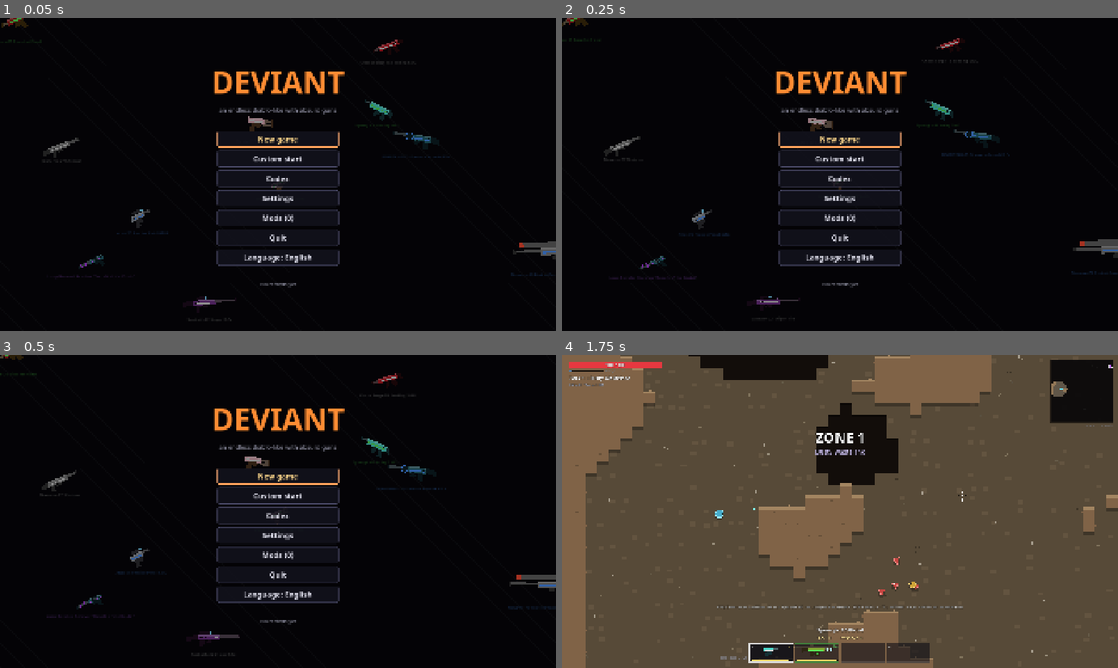
Above: before the commit, frames 1-4 (two rows, left to right).
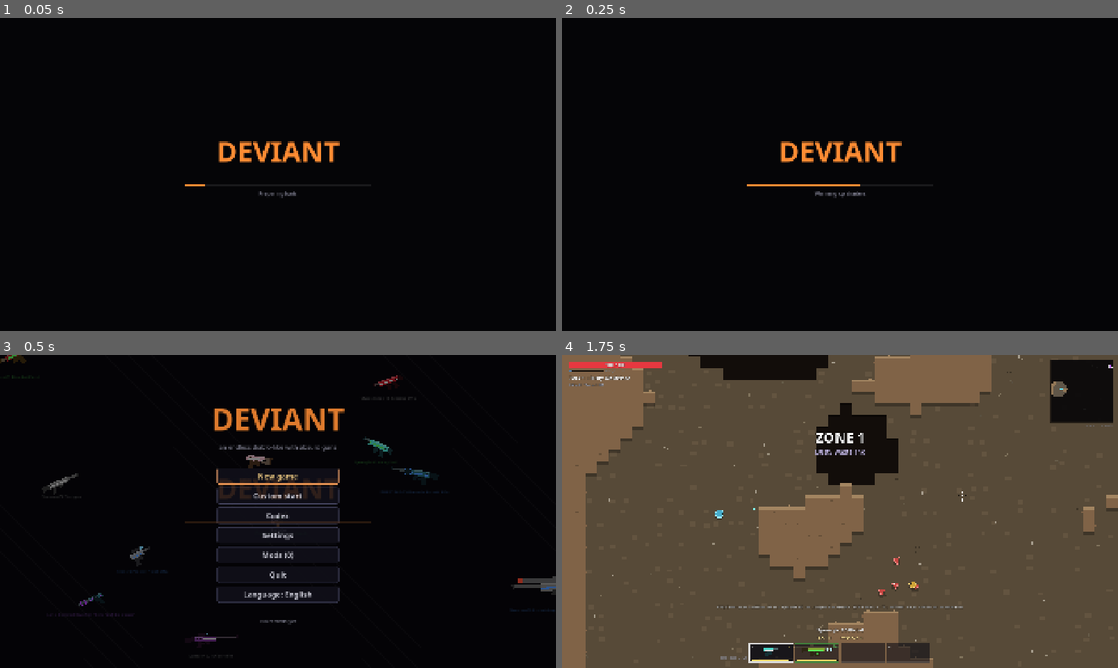
Above: after the commit, the same moments.

Repository: F-to-pay/Deviant
Game: Godot game, scene res://scenes/main.tscn
Same seed, same stepped clock (60 frames per second), same inputs: the game is played once before the commit and once after it.
Inputs (mouse positions are in pixels of both pictures, inside the frame that each line leads up to):
- Up to frame 1 (0.05 s): no input
- Up to frame 2 (0.25 s): no input
- Up to frame 3 (0.5 s): no input
- Up to frame 4 (1.75 s): click "New game" at 0.5 s; tap Enter (restart) at 1.25 s; move the mouse to (962, 495) at 1.27 s; hold D (move_right) from 1.28 s (still down); tap Space (dodge) at 1.35 s; click (962, 495) at 1.42 s

The runs differ from the first frame. In frame 1, 5.1% of the frame differs, in the area x 0-100%, y 0-97%; in frame 2, 5.3%; in frame 3, 3.0%; in frame 4, nothing differs.

Commit message:
Warmup loading screen: precompile everything once before the main menu
- systems/warmup.gd: loading screen over the game; compiles mod scripts, waits for music,
  rasterizes every glyph in every font size/outline the game draws, and draws each kind of
  canvas primitive plus real gun icons/card so Vulkan builds its pipelines up front
- Music: next track of each category is chosen and loaded in the background
  (load_threaded_request / WorkerThreadPool), so track changes no longer hitch
- Mod scripts recompiled right after mods are reloaded
- .gitignore: generated modding guides

Co-Authored-By: Claude Opus 5.5 <noreply@anthropic.com>
Claude-Session: https://claude.ai/code/session_01AZQBAVJF7q7KLRgNT7bvs6

Diff:
--- a/lang/ru.json
+++ b/lang/ru.json
@@ -560,6 +560,11 @@
 		"doesn't use reserve ammo": "не тратит запас патронов",
 		"effect chance": "шанс эффектов",
 		"move speed": "скорость бега",
-		"screen shake": "тряска экрана"
+		"screen shake": "тряска экрана",
+		"Compiling mod scripts": "Собираю скрипты модов",
+		"Loading music": "Гружу музыку",
+		"Preparing fonts": "Готовлю шрифты",
+		"Warming up shaders": "Прогреваю шейдеры",
+		"Ready": "Готово"
 	}
 }
--- a/project.godot
+++ b/project.godot
@@ -34,7 +34,7 @@
 
 [rendering]
 
-renderer/rendering_method="gl_compatibility"
-renderer/rendering_method.mobile="gl_compatibility"
+renderer/rendering_method="mobile"
+textures/vram_compression/import_etc2_astc=true
 anti_aliasing/quality/msaa_2d=1
 environment/defaults/default_clear_color=Color(0.02, 0.02, 0.03, 1)
--- a/scripts/core/game.gd
+++ b/scripts/core/game.gd
@@ -110,6 +110,7 @@
 ## Перечитать всё после включения/выключения модов (из главного меню).
 func reload_content() -> void:
 	load_content()
+	Warmup.compile_scripts()
 	if main != null:
 		main.sfx.rescan()
 		main.music.rescan()
--- a/scripts/main.gd
+++ b/scripts/main.gd
@@ -69,7 +69,12 @@
 	menu = Menu.new()
 	add_child(menu)
 	Input.mouse_mode = Input.MOUSE_MODE_HIDDEN
-	to_menu()
+	# сначала прогрев под экраном загрузки (шрифты, шейдеры, музыка, скрипты модов), потом меню
+	hud.visible = false
+	get_tree().paused = true
+	var w := Warmup.new()
+	w.finished.connect(to_menu)
+	add_child(w)
 
 
 ## Главное меню: мир выгружен и стоит на паузе, HUD спрятан.
--- a/scripts/systems/music.gd
+++ b/scripts/systems/music.gd
@@ -9,6 +9,9 @@
 ## Пауза уводит в calm и потом возвращает прерванный трек с того же места.
 ## Инвентарь — музыка глохнет (приглушение + фильтр низких частот).
 ## Шины Music и SFX создаются кодом; громкость — в настройках Game (deviant.cfg).
+## Без фризов: следующий трек каждой категории выбирается заранее и грузится в фоне
+## (res:// — ResourceLoader.load_threaded_request, файлы модов — WorkerThreadPool). Смена трека
+## берёт уже загруженный и сразу ставит в очередь следующий. Первую партию ждёт экран загрузки (Warmup).
 
 const CATS := ["zone", "boss", "calm", "death", "menu"]
 const FADE := 1.5            # кроссфейд по умолчанию, с
@@ -61,6 +64,10 @@
 var _cutoff := 20000.0
 var _bus := -1
 var _lp: AudioEffectLowPassFilter
+var _next := {}              # категория -> путь следующего трека (уже грузится)
+var _raw_tasks := {}         # путь -> id задачи WorkerThreadPool (файл мода)
+var _raw_done := {}          # путь -> AudioStream из рабочего потока (под _mutex)
+var _mutex := Mutex.new()
 
 
 func _ready() -> void:
@@ -155,12 +162,16 @@
 
 func play_category(c: String, fade: float = FADE, announce: bool = true) -> void:
 	cat = c
-	var path := _pick(c)
+	var path: String = _next.get(c, "")
+	_next.erase(c)
+	if path == "":
+		path = _pick(c)
 	if path == "":
 		_fade_out(fade)
 		track = ""
 		return
-	var s := Mods.load_audio(path)
+	var s := _take(path)
+	_prepare(c)              # следующий трек этой категории — сразу в фон
 	if s == null:
 		return
 	# зацикливание делаем сами — иначе не будет сигнала finished и смены трека
@@ -198,6 +209,91 @@
 		_start(_players[i].stream, 0.0, 0.1)    # смерть крутится по кругу
 	elif cat != "":
 		play_category(cat, 0.5, cat != "calm")
+
+
+# --- Фоновая подгрузка -------------------------------------------------------------
+
+## Выбрать следующий трек категории и начать грузить его в фоне.
+func _prepare(c: String) -> void:
+	if _next.has(c):
+		return
+	var path := _pick(c)
+	if path == "":
+		return
+	_next[c] = path
+	if path.begins_with("res://"):
+		if ResourceLoader.load_threaded_request(path, "AudioStream") != OK:
+			DebugLog.warn("cannot start loading %s" % path, "music")
+	elif not _raw_tasks.has(path):
+		_raw_tasks[path] = WorkerThreadPool.add_task(_load_raw.bind(path), false, "music " + path.get_file())
+
+
+## В рабочем потоке: файл мода с диска.
+func _load_raw(path: String) -> void:
+	var s := Mods.load_audio(path)
+	_mutex.lock()
+	_raw_done[path] = s
+	_mutex.unlock()
+
+
+## Загружен ли уже трек (не блокирует).
+func _is_loaded(path: String) -> bool:
+	if path.begins_with("res://"):
+		return ResourceLoader.load_threaded_get_status(path) != ResourceLoader.THREAD_LOAD_IN_PROGRESS
+	if _raw_tasks.has(path):
+		return WorkerThreadPool.is_task_completed(int(_raw_tasks[path]))
+	return true
+
+
+## Забрать трек. Если фоновая загрузка ещё идёт — дождаться её; если её не было — загрузить сразу.
+func _take(path: String) -> AudioStream:
+	var s: AudioStream = null
+	if path.begins_with("res://"):
+		if ResourceLoader.load_threaded_get_status(path) != ResourceLoader.THREAD_LOAD_INVALID_RESOURCE:
+			s = ResourceLoader.load_threaded_get(path) as AudioStream
+	elif _raw_tasks.has(path):
+		WorkerThreadPool.wait_for_task_completion(int(_raw_tasks[path]))
+		_raw_tasks.erase(path)
+		_mutex.lock()
+		s = _raw_done.get(path)
+		_raw_done.erase(path)
+		_mutex.unlock()
+	if s == null:
+		s = Mods.load_audio(path)
+	return s
+
+
+## Для экрана загрузки: выбрать и начать грузить по треку на каждую категорию.
+func prepare_all() -> void:
+	for c in CATS:
+		_prepare(c)
+
+
+## Доля уже загруженных заготовленных треков (0..1).
+func prepared_ratio() -> float:
+	if _next.is_empty():
+		return 1.0
+	var n := 0
+	for c in _next:
+		if _is_loaded(str(_next[c])):
+			n += 1
+	return float(n) / float(_next.size())
+
+
+## Забросить заготовки (перед пересканом): дождаться и выкинуть, чтобы не висели в загрузчике.
+func _drop_prepared() -> void:
+	for c in _next:
+		var path := str(_next[c])
+		if path.begins_with("res://"):
+			if ResourceLoader.load_threaded_get_status(path) != ResourceLoader.THREAD_LOAD_INVALID_RESOURCE:
+				ResourceLoader.load_threaded_get(path)
+		elif _raw_tasks.has(path):
+			WorkerThreadPool.wait_for_task_completion(int(_raw_tasks[path]))
+	_next.clear()
+	_raw_tasks.clear()
+	_mutex.lock()
+	_raw_done.clear()
+	_mutex.unlock()
 
 
 ## Перемешанный «мешок»: все треки категории по разу, без повтора подряд.
@@ -269,6 +365,7 @@
 
 ## Перечитать треки игры и модов (при старте и после включения/выключения модов).
 func rescan() -> void:
+	_drop_prepared()
 	tracks.clear()
 	_bags.clear()
 	for c in CATS:
@@ -289,6 +386,7 @@
 				cleared[root + c] = true
 				tracks[c] = []
 		(tracks[c] as Array).append(full)
+	prepare_all()
 
 
 func _cat_of(stem: String, dir: String) -> String:
--- /dev/null
+++ b/scripts/systems/warmup.gd
@@ -0,0 +1,239 @@
+class_name Warmup
+extends Node
+## Прогрев перед главным меню — один раз за запуск, под экраном загрузки.
+## Всё, что иначе грузилось или компилировалось бы впервые посреди боя и давало фриз:
+##  1. Скрипты модов — собираются заранее, а не на первой выпавшей пушке с таким перком.
+##  2. Музыка — по следующему треку каждой категории грузится в фоне (Music.prepare_all);
+##     дальше Music сам держит следующий трек наготове.
+##  3. Шрифты — все буквы (латиница, кириллица, норвежские, символы) во всех размерах и обводках,
+##     которыми рисуют HUD, инвентарь, карточки и цифры урона: иначе первый крит или первое
+##     сообщение растеризует глифы прямо в бою.
+##  4. Графика — по разу каждый вид отрисовки (круги, дуги, линии, полилинии, прямоугольники,
+##     полигоны, текстуры, сглаживание, трансформы) плюс настоящие иконки и карточка пушек:
+##     Vulkan собирает вариант шейдера при первом использовании — пусть это будет здесь.
+##     Собранное драйвер кладёт в кэш на диске, следующие запуски прогреваются быстрее.
+## Прогрев рисуется на слое под экраном загрузки, игрок его не видит. Ввод пока глушится.
+
+signal finished
+
+const LAYER_WARM := 99
+const LAYER_SCREEN := 100
+const BG := Color(0.02, 0.02, 0.03)
+const ACCENT := Color(1.0, 0.55, 0.2)
+const DIM := Color(0.6, 0.6, 0.68)
+const MUSIC_TIMEOUT_MS := 20000
+const FONT_JOBS_PER_FRAME := 3
+const GRAPHICS_FRAMES := 3
+
+## [размер, обводка] — ровно те сочетания, которыми рисует игра (U.draw_text*, draw_multiline_string).
+## Добавил в коде новый текст другого размера — допиши сюда.
+const REGULAR := [[12, 0], [12, 2], [13, 0], [13, 2], [13, 3], [14, 0], [14, 3], [14, 4], [15, 3],
+	[16, 0], [18, 0], [18, 3], [22, 3], [22, 4]]
+const BOLD := [[13, 3], [14, 0], [14, 2], [14, 4], [15, 0], [15, 3], [15, 4], [16, 0], [16, 3], [16, 4],
+	[17, 0], [17, 3], [17, 4], [18, 4], [20, 3], [22, 4], [24, 4], [26, 0], [28, 4], [48, 6], [60, 7]]
+## Все символы, что встречаются в игре (английский, русский, норвежский мод, значки).
+const CHARSET := " !\"#$%&'()*+,-./0123456789:;<=>?@ABCDEFGHIJKLMNOPQRSTUVWXYZ[\\]^_`abcdefghijklmnopqrstuvwxyz{|}~" \
+	+ "АБВГДЕЁЖЗИЙКЛМНОПРСТУФХЦЧШЩЪЫЬЭЮЯабвгдеёжзийклмнопрстуфхцчшщъыьэюя" \
+	+ "ÆØÅæøåÄÖÜäöüáéëř«»±·×–—•№→←↔−∞○●♪⚠✖…"
+
+var _screen: Control          # экран загрузки
+var _warm: Node2D             # то, что рисуется под ним ради прогрева
+var _step := ""
+var _progress := 0.0
+var _shown := 0.0
+var _fade := 1.0
+var _done := false
+var _jobs: Array = []         # [шрифт, размер, обводка] на этот кадр
+var _graphics := false
+var _lines := PackedStringArray()
+var _tex: ImageTexture
+var _guns: Array = []
+
+
+func _ready() -> void:
+	process_mode = Node.PROCESS_MODE_ALWAYS
+	var lw := CanvasLayer.new()
+	lw.layer = LAYER_WARM
+	add_child(lw)
+	_warm = Node2D.new()
+	lw.add_child(_warm)
+	_warm.draw.connect(_draw_warm)
+
+	var ls := CanvasLayer.new()
+	ls.layer = LAYER_SCREEN
+	add_child(ls)
+	_screen = Control.new()
+	_screen.mouse_filter = Control.MOUSE_FILTER_STOP
+	ls.add_child(_screen)
+	_screen.set_anchors_and_offsets_preset(Control.PRESET_FULL_RECT)
+	_screen.draw.connect(_draw_screen)
+
+	for i in range(0, CHARSET.length(), 40):
+		_lines.append(CHARSET.substr(i, 40))
+	var img := Image.create_empty(8, 8, false, Image.FORMAT_RGBA8)
+	img.fill(Color(1, 1, 1, 0.5))
+	_tex = ImageTexture.create_from_image(img)
+	_run()
+
+
+func _input(_event: InputEvent) -> void:
+	if not _done:
+		get_viewport().set_input_as_handled()
+
+
+func _process(delta: float) -> void:
+	_shown = move_toward(_shown, _progress, delta * 2.5)
+	if _done:
+		_fade = maxf(0.0, _fade - delta * 4.0)
+		_screen.modulate.a = _fade
+		if _fade <= 0.0:
+			queue_free()
+	_screen.queue_redraw()
+
+
+func _step_to(text: String, p: float) -> void:
+	_step = U.t(text)
+	_progress = maxf(_progress, p)
+
+
+func _run() -> void:
+	var t0 := Time.get_ticks_msec()
+	await get_tree().process_frame                      # первый кадр — уже экран загрузки
+
+	_step_to("Compiling mod scripts", 0.02)
+	await get_tree().process_frame
+	compile_scripts()
+
+	_step_to("Loading music", 0.05)
+	var music: Music = Game.main.music
+	music.prepare_all()
+	var tm := Time.get_ticks_msec()
+	while music.prepared_ratio() < 1.0 and Time.get_ticks_msec() - tm < MUSIC_TIMEOUT_MS:
+		_progress = 0.05 + 0.3 * music.prepared_ratio()
+		await get_tree().process_frame
+	if music.prepared_ratio() < 1.0:
+		DebugLog.warn("music is still loading after %.0f s — continuing" % (MUSIC_TIMEOUT_MS / 1000.0), "warmup")
+
+	_step_to("Preparing fonts", 0.35)
+	var jobs: Array = []
+	for fs in REGULAR:
+		jobs.append([U.font(), int(fs[0]), int(fs[1])])
+	for fs in BOLD:
+		jobs.append([U.font_bold(), int(fs[0]), int(fs[1])])
+	var i := 0
+	while i < jobs.size():
+		_jobs = jobs.slice(i, i + FONT_JOBS_PER_FRAME)
+		i += FONT_JOBS_PER_FRAME
+		_warm.queue_redraw()
+		await get_tree().process_frame
+		_progress = 0.35 + 0.45 * float(mini(i, jobs.size())) / float(jobs.size())
+	_jobs = []
+
+	_step_to("Warming up shaders", 0.8)
+	_make_guns()
+	_graphics = true
+	for k in GRAPHICS_FRAMES:
+		_warm.queue_redraw()
+		await get_tree().process_frame
+		_progress = 0.8 + 0.2 * float(k + 1) / float(GRAPHICS_FRAMES)
+	_graphics = false
+	_guns.clear()
+	_warm.queue_redraw()
+
+	_step_to("Ready", 1.0)
+	DebugLog.info("warmup: %d ms" % (Time.get_ticks_msec() - t0), "warmup")
+	await get_tree().process_frame
+	_done = true
+	_screen.mouse_filter = Control.MOUSE_FILTER_IGNORE
+	finished.emit()
+
+
+## Собрать все скрипты модов заранее (перки, марки, легендарки). Зовётся и после перескана модов.
+static func compile_scripts() -> void:
+	var entries: Array = GunData.MODS + GunData.LEGENDARIES + GunData.MAKERS.values()
+	for e in entries:
+		var d: Dictionary = e
+		var rel := str(d.get("script", ""))
+		if rel != "":
+			Mods.script_instance(str(d.get("_root", "res://")), rel)
+
+
+## По пушке каждого типа (эпические — с перками, гибридами и всеми деталями иконки).
+func _make_guns() -> void:
+	var rng := RandomNumberGenerator.new()
+	rng.seed = 1342
+	for k in GunData.ARCH:
+		_guns.append(GunGen.generate(1, rng, 0.0, 0, GunData.R_EPIC, str(k)))
+	if not GunData.LEGENDARIES.is_empty():
+		_guns.append(GunGen.generate(1, rng, 0.0, 0, GunData.R_LEGENDARY))
+
+
+# --- Отрисовка ----------------------------------------------------------------------
+
+func _draw_screen() -> void:
+	var vp := _screen.size
+	_screen.draw_rect(Rect2(Vector2.ZERO, vp), BG)
+	U.draw_text_c(_screen, U.font_bold(), Vector2(vp.x * 0.5, vp.y * 0.46), "DEVIANT", 96, ACCENT, 0)
+	var w := minf(640.0, vp.x * 0.6)
+	var r := Rect2(vp.x * 0.5 - w * 0.5, vp.y * 0.53, w, 6.0)
+	_screen.draw_rect(r, Color(1, 1, 1, 0.08))
+	_screen.draw_rect(Rect2(r.position, Vector2(w * _shown, r.size.y)), ACCENT)
+	U.draw_text_c(_screen, U.font(), Vector2(vp.x * 0.5, r.end.y + 34.0), _step, 18, DIM, 0)
+
+
+func _draw_warm() -> void:
+	var c := _warm
+	var y := 24.0
+	for j in _jobs:
+		var f: Font = j[0]
+		var fs: int = j[1]
+		var ol: int = j[2]
+		for line in _lines:
+			U.draw_text(c, f, Vector2(16.0, y), line, fs, Color(1, 1, 1, 0.8), ol)
+			y += float(fs) + 4.0
+	if _graphics:
+		_draw_primitives(c, Vector2(80.0, 420.0))
+		var x := 80.0
+		for g in _guns:
+			GunIcon.draw_gun(c, g, Vector2(x, 520.0), 1.5)
+			x += 130.0
+		if not _guns.is_empty():
+			GunCard.draw_card(c, _guns[0], Vector2(80.0, 600.0), _guns[_guns.size() - 1])
+
+
+## Каждый вид рисования, которым пользуется игра, — с толщиной -1 (тонкие линии),
+## с толщиной, со сглаживанием, с полупрозрачностью и под поворотом/масштабом.
+func _draw_primitives(c: CanvasItem, o: Vector2) -> void:
+	var col := Color(1.0, 0.55, 0.2, 0.8)
+	c.draw_circle(o, 12.0, col)
+	c.draw_circle(o + Vector2(40, 0), 12.0, col, false, -1.0)
+	c.draw_circle(o + Vector2(80, 0), 12.0, col, false, 3.0, true)
+	c.draw_circle(o + Vector2(120, 0), 12.0, col, true, -1.0, true)
+	c.draw_arc(o + Vector2(160, 0), 12.0, 0.0, TAU, 24, col, -1.0)
+	c.draw_arc(o + Vector2(200, 0), 12.0, 0.0, PI, 12, col, 3.0)
+	c.draw_arc(o + Vector2(240, 0), 12.0, 0.0, PI, 12, col, 3.0, true)
+	c.draw_line(o + Vector2(270, -10), o + Vector2(290, 10), col, -1.0)
+	c.draw_line(o + Vector2(300, -10), o + Vector2(320, 10), col, 2.0)
+	c.draw_line(o + Vector2(330, -10), o + Vector2(350, 10), col, 2.0, true)
+	var pl := PackedVector2Array([o + Vector2(370, 0), o + Vector2(390, -12), o + Vector2(410, 10), o + Vector2(430, -4)])
+	c.draw_polyline(pl, col, -1.0)
+	c.draw_polyline(pl, col, 3.0)
+	c.draw_polyline(pl, col, 3.0, true)
+	c.draw_multiline(pl, col, -1.0)
+	c.draw_multiline(pl, col, 2.0)
+	c.draw_rect(Rect2(o + Vector2(450, -12), Vector2(24, 24)), col)
+	c.draw_rect(Rect2(o + Vector2(480, -12), Vector2(24, 24)), col, false, -1.0)
+	c.draw_rect(Rect2(o + Vector2(510, -12), Vector2(24, 24)), col, false, 2.0)
+	var poly := U.ngon(6, 14.0)
+	var cols := PackedColorArray()
+	for k in poly.size():
+		cols.append(Color.from_hsv(float(k) / float(poly.size()), 0.7, 1.0, 0.8))
+	c.draw_set_transform(o + Vector2(560, 0), 0.6, Vector2(1.2, 0.8))
+	c.draw_colored_polygon(poly, col)
+	c.draw_polygon(poly, cols)
+	c.draw_polyline(U.closed(poly), col, 2.0)
+	c.draw_set_transform(o + Vector2(600, 0), 0.0, Vector2.ONE)
+	c.draw_colored_polygon(U.ngon(5, 14.0, 0.0, true), col)
+	c.draw_set_transform(Vector2.ZERO, 0.0, Vector2.ONE)
+	c.draw_texture_rect(_tex, Rect2(o + Vector2(630, -16), Vector2(32, 32)), false)
+	c.draw_texture_rect(_tex, Rect2(o + Vector2(670, -16), Vector2(32, 32)), false, Color(1, 0.5, 0.5, 0.6))
Not shown, changed: export_presets.cfg
Not shown, added: scripts/systems/codex.gd.uid
